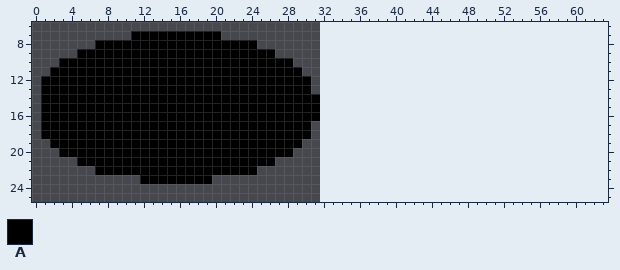
Pixel-art sprite -- assets/images/trap.png. That is the earlier state.
The file is 32x32 pixels. Shown: x 0..63, y 6..25. The old version is drawn lined up with the new one, on the new canvas.
Palette (. is transparent): A #000000
Pixels before, first column x 1:
 7 ..........AAAAAAAAAA...........
 8 ......AAAAAAAAAAAAAAAAAA.......
 9 ....AAAAAAAAAAAAAAAAAAAAAA.....
10 ..AAAAAAAAAAAAAAAAAAAAAAAAAA...
11 .AAAAAAAAAAAAAAAAAAAAAAAAAAAA..
12 AAAAAAAAAAAAAAAAAAAAAAAAAAAAAA.
13 AAAAAAAAAAAAAAAAAAAAAAAAAAAAAA.
14 AAAAAAAAAAAAAAAAAAAAAAAAAAAAAAA
15 AAAAAAAAAAAAAAAAAAAAAAAAAAAAAAA
16 AAAAAAAAAAAAAAAAAAAAAAAAAAAAAAA
17 AAAAAAAAAAAAAAAAAAAAAAAAAAAAAA.
18 AAAAAAAAAAAAAAAAAAAAAAAAAAAAAA.
19 .AAAAAAAAAAAAAAAAAAAAAAAAAAAA..
20 ..AAAAAAAAAAAAAAAAAAAAAAAAAA...
21 ....AAAAAAAAAAAAAAAAAAAAAA.....
22 ......AAAAAAAAAAAAAAAAAA.......
23 ...........AAAAAAAA............
The same view after the edit:
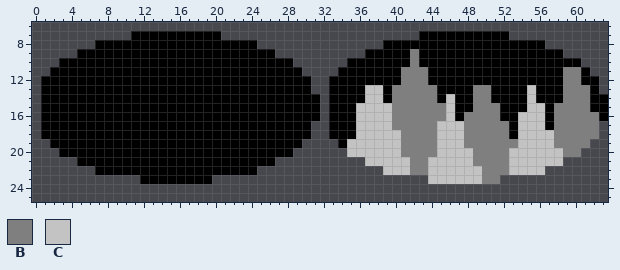
Colours new in this view: B #7f7f7f  C #c3c3c3
From old to new:
{"change": "canvas 32x32 -> 64x32"}
{"y":7,"x":43,"old":"..........","new":"AAAAAAAAAA"}
{"y":8,"x":39,"old":"..................","new":"AAAAAAAAAAAAAAAAAA"}
{"y":9,"x":37,"old":"......................","new":"AAAAABAAAAAAAAAAAAAAAA"}
{"y":10,"x":35,"old":"..........................","new":"AAAAAAABAAAAAAAAAAAAAAAAAA"}
{"y":11,"x":34,"old":"............................","new":"AAAAAAABBBAAAAAAAAAAAAAAABBA"}
{"y":12,"x":33,"old":"..............................","new":"AAAAAAAABBBAAAAAAAAAAAAAAABBAA"}
{"y":13,"x":33,"old":"..............................","new":"AAAACCABBBBBAAAABBAAAACAAABBBA"}
{"y":14,"x":33,"old":"...............................","new":"AAAACCABBBBBACAABBAAAACAAABBBAA"}
{"y":15,"x":33,"old":"...............................","new":"AAACCCCBBBBBBCAABBBAAACCABBBBAA"}
{"y":16,"x":33,"old":"...............................","new":"AAACCCCBBBBBBCABBBBAACCCABBBBBA"}
{"y":17,"x":33,"old":"..............................","new":"AAACCCCBBBBBCCCBBBBBACCCABBBBB"}
{"y":18,"x":33,"old":"..............................","new":"AAACCCCCBBBBCCCBBBBBACCCCBBBBB"}
{"y":19,"x":34,"old":"............................","new":"ACCCCCCBBBBCCCBBBBBBCCCCBBBB"}
{"y":20,"x":35,"old":"..........................","new":"CCCCCCBBBBCCCCBBBBCCCCCCBB"}
{"y":21,"x":37,"old":"......................","new":"CCCCCBBCCCCCBBBBCCCCCC"}
{"y":22,"x":39,"old":"..................","new":"CCCBBCCCCCCBBBCCCC"}
{"y":23,"x":44,"old":"........","new":"CCCCCCBB"}
{"label":"added","picture_box":[329,31,608,184]}
